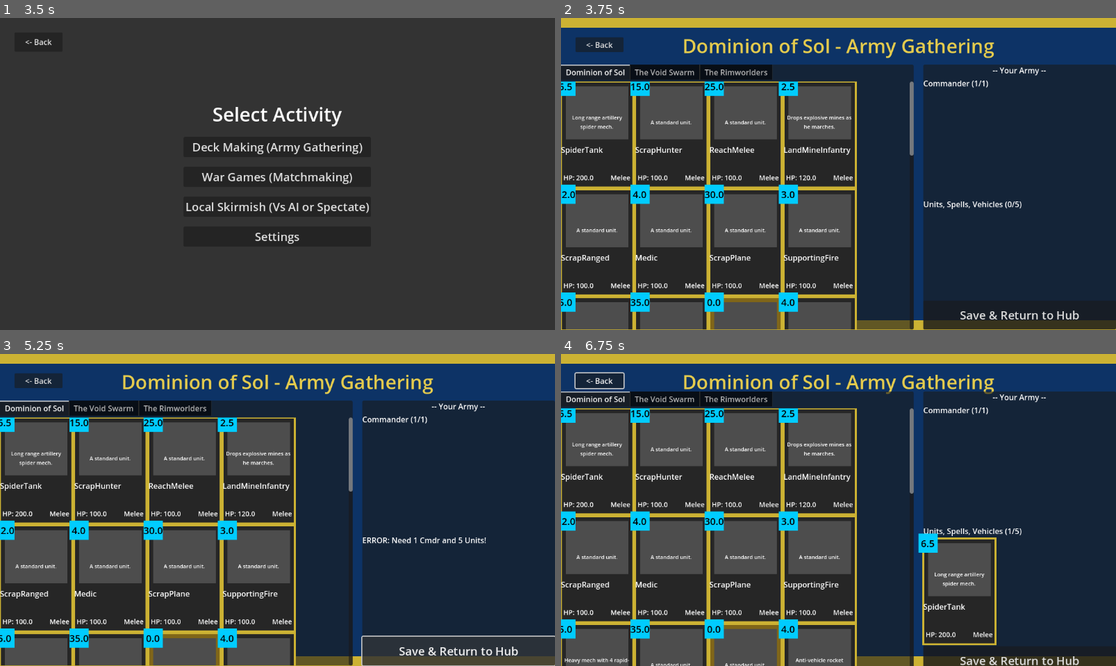
Above: before the commit, frames 1-4 (two rows, left to right).
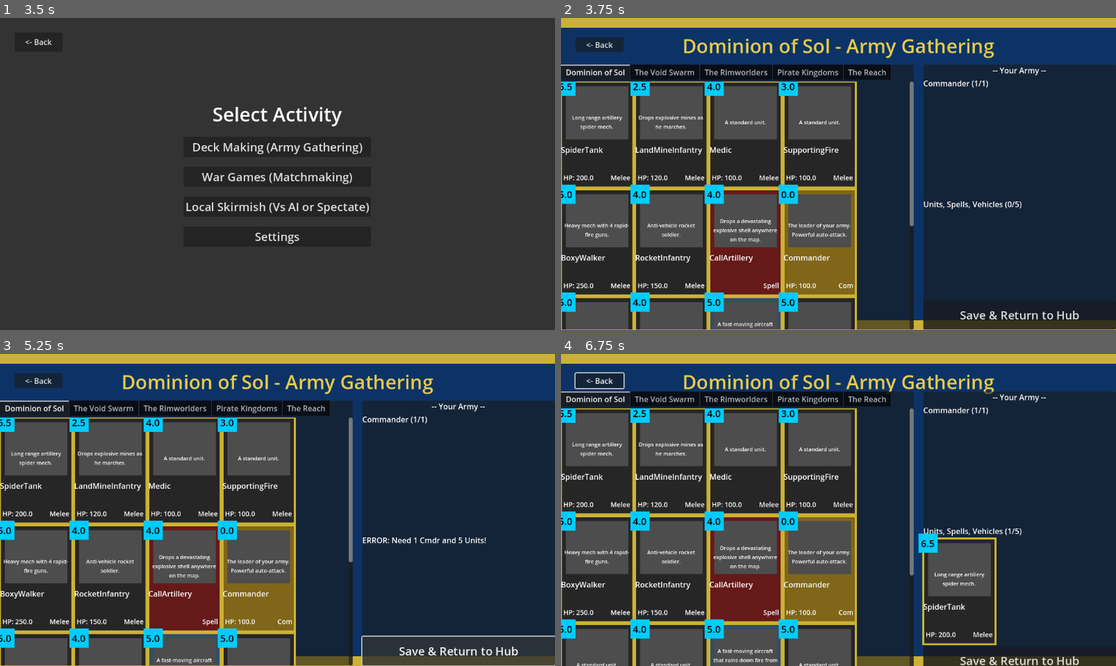
Above: after the commit, the same moments.

Repository: geoffbradford96/UBB_v4
Game: Godot game, scene res://Scenes/BootScreen.tscn
Two runs of this game, one before a commit and one after it. Both use one fixed random seed, a clock stepped at 60 frames per second and the inputs below.
Inputs (mouse positions are in pixels of both pictures, inside the frame that each line leads up to):
- Up to frame 1 (3.5 s): tap Enter at 0.5, 2 s; move the mouse to (399, 158) at 0.52 s; hold Right (ui_right) 0.53-1.25 s; click (399, 158) at 0.67 s; tap Space at 1.25 s; drag from (166, 189) to (249, 236) at 1.27 s; move the mouse to (333, 105) at 2.02 s; hold Right (ui_right) 2.03-2.75 s; click "Local Play" at 2.75 s
- Up to frame 2 (3.75 s): click "Deck Making (Army Gathering)" at 3.5 s
- Up to frame 3 (5.25 s): click "Player1" at 4.25 s; click "Save & Return to Hub" at 5 s
- Up to frame 4 (6.75 s): click "<- Back" at 5.75 s; drag from (599, 469) to (672, 463) at 6.52 s

Frame 1 is identical in both runs. In frame 2, 8.0% of the frame differs, in the area x 0-64%, y 14-100%; in frame 3, 8.0%; in frame 4, 8.3%, in the area x 0-64%, y 12-100%.

Commit message:
Add Pirate Kingdoms and The Reach factions to UI and systems

Diff:
--- a/Scripts/ArenaManager.gd
+++ b/Scripts/ArenaManager.gd
@@ -362,23 +362,29 @@
                 if child.ai_profile == "Void Charcon": return "Void"
                 if child.ai_profile == "The Great Beast Speaker": return "Rimworlders"
                 if child.ai_profile == "Dominion Planet Commander": return "Dominion"
-                var options = ["Dominion", "Void", "Rimworlders"]
+                if child.ai_profile == "The Scrap Pirate King": return "Pirates"
+                if child.ai_profile == "The Reach Queen": return "The Reach"
+                var options = ["Dominion", "Void", "Rimworlders", "Pirates", "The Reach"]
                 return options[randi() % options.size()]
     for p in players:
         if p.team == team:
             var deck = []
             if GameState.player_decks.has(p.profile):
                 deck = GameState.player_decks[p.profile]
-            var v = 0; var r = 0; var d = 0
+            var v = 0; var r = 0; var d = 0; var pi = 0; var reach = 0
             for c in deck:
                 if "Void" in c: v += 1
                 elif "Rimworlder" in c or "Sky" in c or "Stone" in c or "Giant" in c or "Great" in c: r += 1
+                elif "Scrap" in c: pi += 1
+                elif "Reach" in c: reach += 1
                 else: d += 1
-            var mx = max(d, max(v, r))
+            var mx = max(d, max(v, max(r, max(pi, reach))))
             if mx == v and v > 0: return "Void"
             if mx == r and r > 0: return "Rimworlders"
+            if mx == pi and pi > 0: return "Pirates"
+            if mx == reach and reach > 0: return "The Reach"
             return "Dominion"
-    var opts = ["Dominion", "Void", "Rimworlders"]
+    var opts = ["Dominion", "Void", "Rimworlders", "Pirates", "The Reach"]
     return opts[randi() % opts.size()]
 
 func _apply_faction_visuals():
--- a/Scripts/ArmyGathering.gd
+++ b/Scripts/ArmyGathering.gd
@@ -70,6 +70,8 @@
 	tab_bar.add_tab("Dominion of Sol")
 	tab_bar.add_tab("The Void Swarm")
 	tab_bar.add_tab("The Rimworlders")
+	tab_bar.add_tab("Pirate Kingdoms")
+	tab_bar.add_tab("The Reach")
 	tab_bar.connect("tab_changed", Callable(self, "_on_tab_changed"))
 	left_vbox.add_child(tab_bar)
 
@@ -153,9 +155,11 @@
 	for card_data in all_cards:
 		var is_void = "Void" in card_data.card_name
 		var is_rimworlder = "Rimworlder" in card_data.card_name or "Sky" in card_data.card_name or "Stone" in card_data.card_name or "Giant" in card_data.card_name or "Great" in card_data.card_name
-		var is_dominion = not is_void and not is_rimworlder
-
-		if (tab_idx == 0 and is_dominion) or (tab_idx == 1 and is_void) or (tab_idx == 2 and is_rimworlder):
+		var is_pirate = "Scrap" in card_data.card_name
+		var is_reach = "Reach" in card_data.card_name
+		var is_dominion = not is_void and not is_rimworlder and not is_pirate and not is_reach
+
+		if (tab_idx == 0 and is_dominion) or (tab_idx == 1 and is_void) or (tab_idx == 2 and is_rimworlder) or (tab_idx == 3 and is_pirate) or (tab_idx == 4 and is_reach):
 
 			# If this is a Guest profile, block cards that Player1 is using
 			var raw_name = card_data.card_name.replace(" ", "") + "Card"
Not shown, added: patch_army.py
Not shown, added: patch_factions.py
Not shown, added: patch_mesh.py
